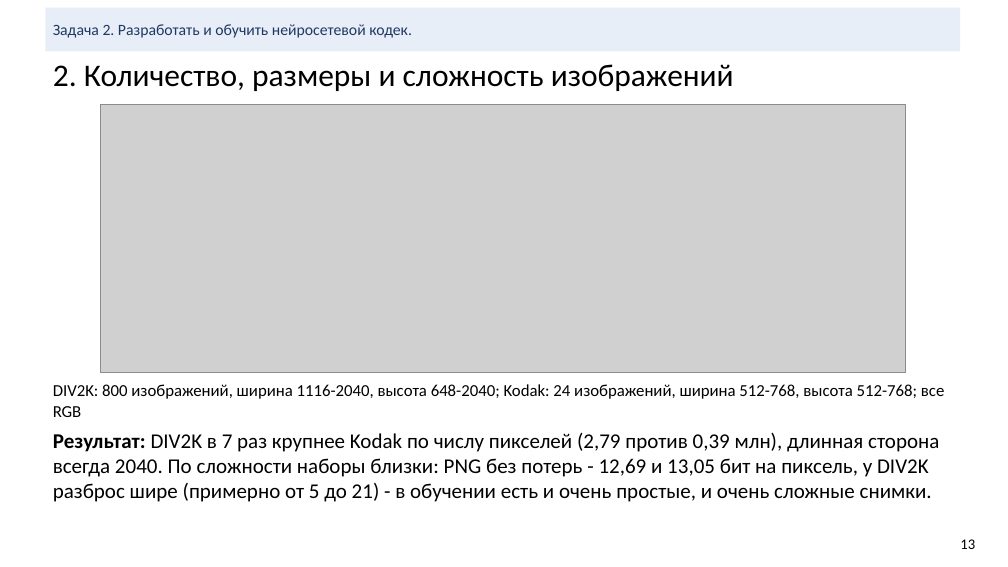
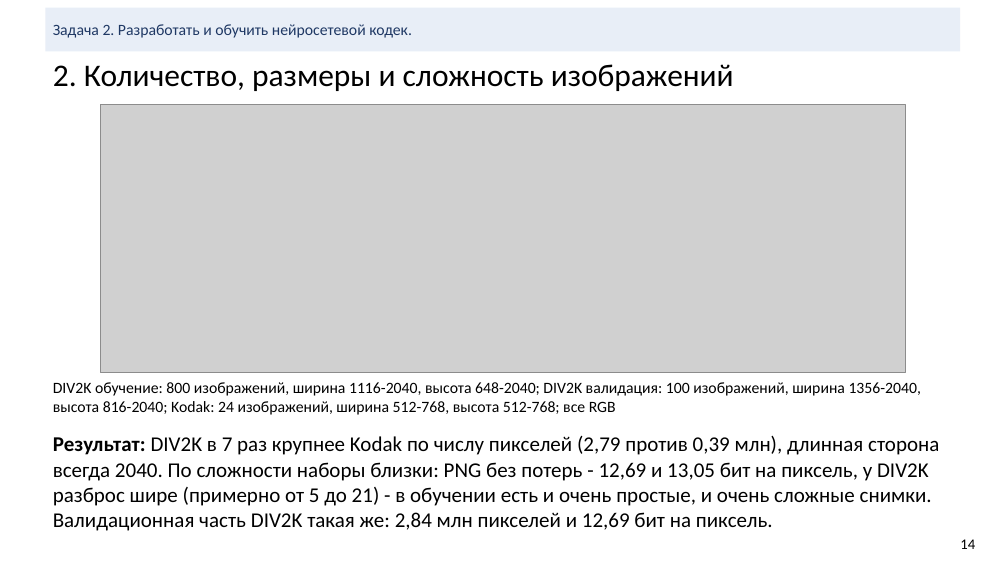
Before and after one commit to KDMCrypto/Deep-Image-Compression, a slide deck: slide 14 of documentation/cv-project-compression.pptx (slide 13 before the commit). Drawn at 1008x567 pixels with LibreOffice and Linux fonts; fonts in the diff are those of the drawing; grey boxes stand for pictures. Boxes give left, top, right and bottom in pixels: in the first picture for what was removed or moved away, otherwise in the second. Text is boxed around its words. In the diff, an @@ line names an element or a change of style, - is before the commit and + after.

```diff
--- a/documentation/cv-project-compression.pptx
+++ b/documentation/cv-project-compression.pptx
@@ text at box(53, 382, 921, 415): text changed; size 16 to 15 pt @@
-DIV2K: 800 изображений, ширина 1116-2040, высота 648-2040; Kodak: 24 изображений, ширина 512-768, высота 512-768; все RGB
+DIV2K обучение: 800 изображений, ширина 1116-2040, высота 648-2040; DIV2K валидация: 100 изображений, ширина 1356-2040, высота 816-2040; Kodak: 24 изображений, ширина 512-768, высота 512-768; все RGB
@@ text at box(53, 436, 939, 531): text changed @@
-Результат: DIV2K в 7 раз крупнее Kodak по числу пикселей (2,79 против 0,39 млн), длинная сторона всегда 2040. По сложности наборы близки: PNG без потерь - 12,69 и 13,05 бит на пиксель, у DIV2K разброс шире (примерно от 5 до 21) - в обучении есть и очень простые, и очень сложные снимки.
+Результат: DIV2K в 7 раз крупнее Kodak по числу пикселей (2,79 против 0,39 млн), длинная сторона всегда 2040. По сложности наборы близки: PNG без потерь - 12,69 и 13,05 бит на пиксель, у DIV2K разброс шире (примерно от 5 до 21) - в обучении есть и очень простые, и очень сложные снимки. Валидационная часть DIV2K такая же: 2,84 млн пикселей и 12,69 бит на пиксель.
@@ text at box(960, 539, 975, 549): text changed @@
-13
+14
```
Also in this commit, not shown: 27 other slides changed, 10 slides added, 19 other files.
